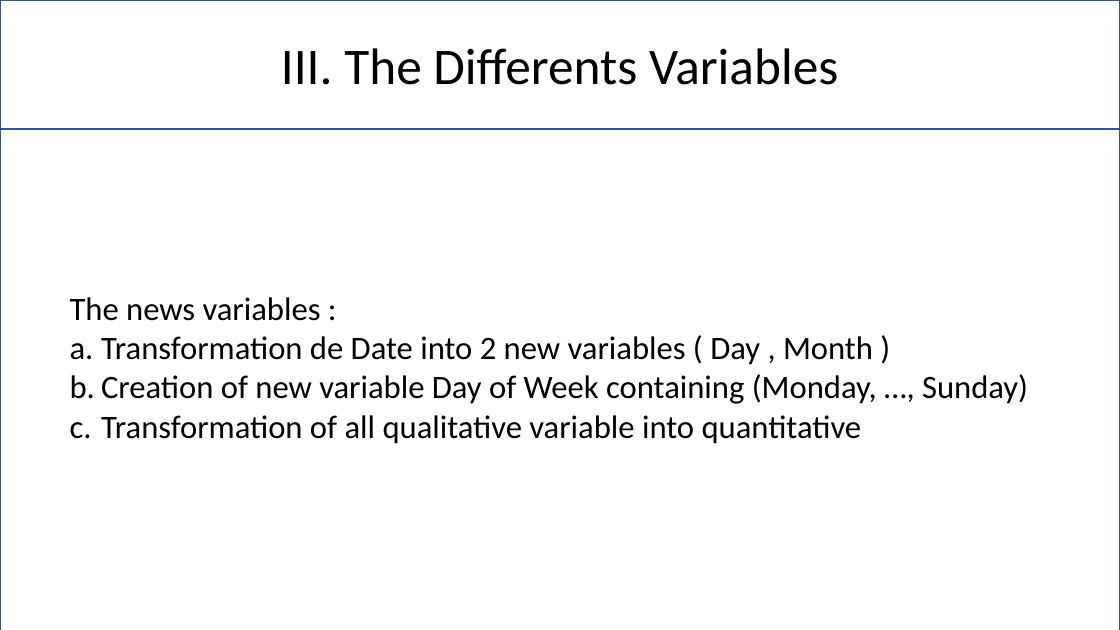
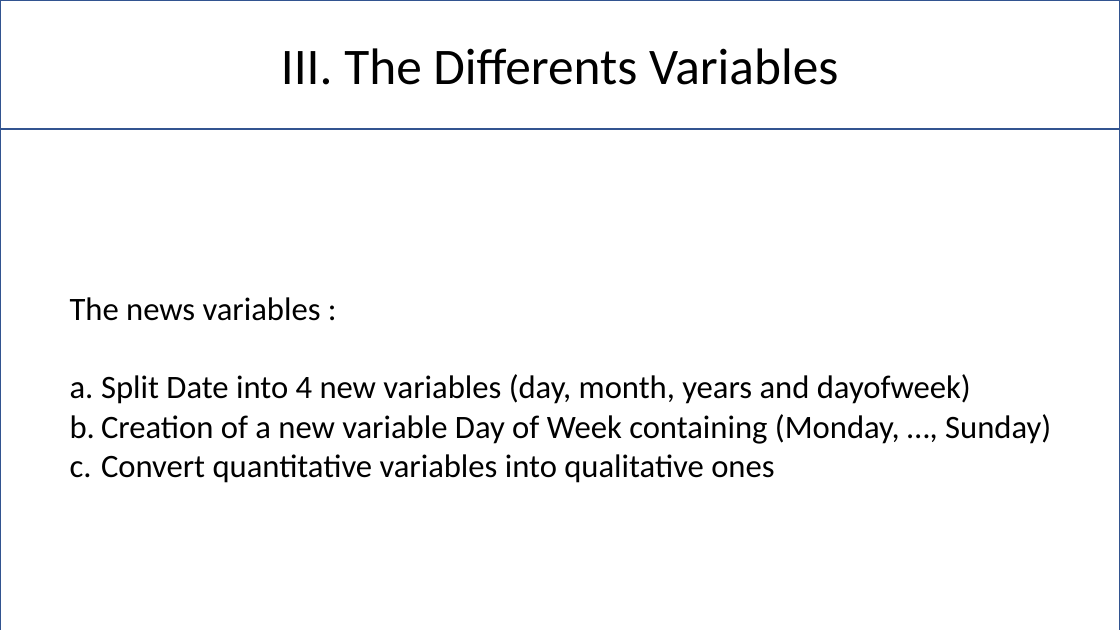
Before and after one commit to Pierre-Portfolio/Seoul-Bike-Sharing, a slide deck: slide 6 of livrable/rapport/SeoulPierreAnthony.pptx. Drawn at 1120x630 pixels with LibreOffice and Linux fonts; fonts in the diff are those of the drawing; background and template pictures are left out. Boxes give left, top, right and bottom in pixels: in the first picture for what was removed or moved away, otherwise in the second. Text is boxed around its words. In the diff, an @@ line names an element or a change of style, - is before the commit and + after.

```diff
--- a/livrable/rapport/SeoulPierreAnthony.pptx
+++ b/livrable/rapport/SeoulPierreAnthony.pptx
@@ text at [101, 374, 1051, 483]: text changed @@
-a. Transformation de Date into 2 new variables ( Day , Month )
-b. Creation of new variable Day of Week containing (Monday, …, Sunday)
-c. Transformation of all qualitative variable into quantitative
+a. Split Date into 4 new variables (day, month, years and dayofweek)
+b. Creation of a new variable Day of Week containing (Monday, …, Sunday)
+c. Convert quantitative variables into qualitative ones
```
Also in this commit, not shown: 2 other slides changed.
